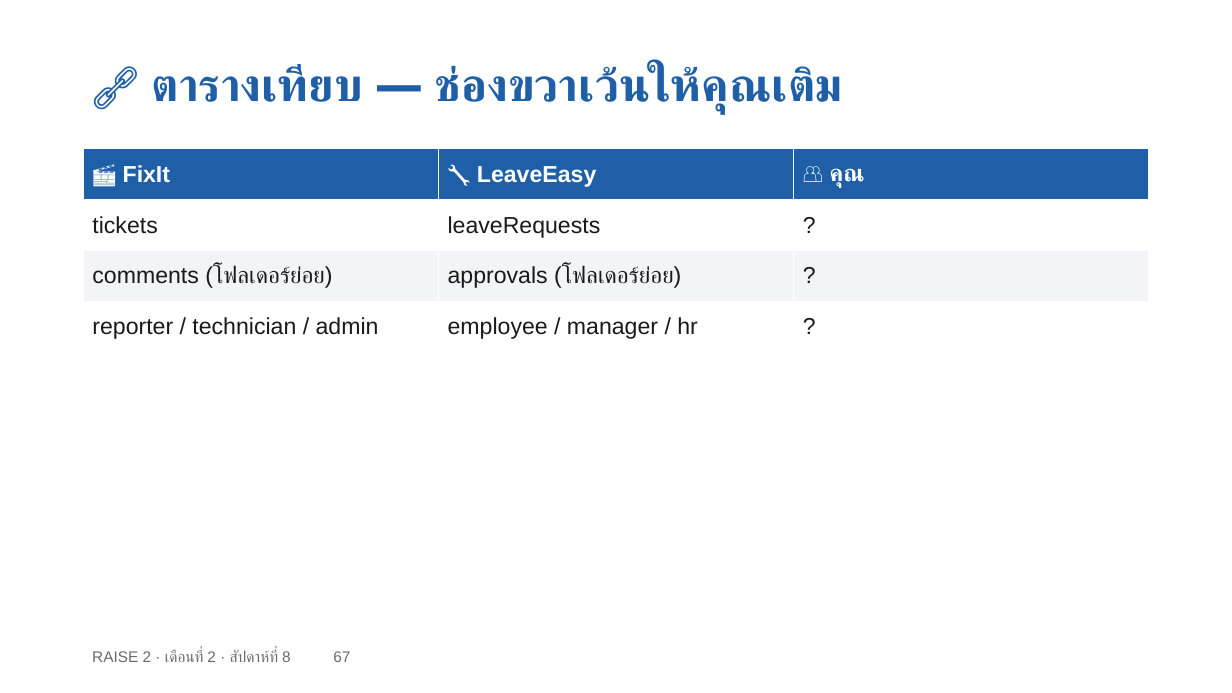
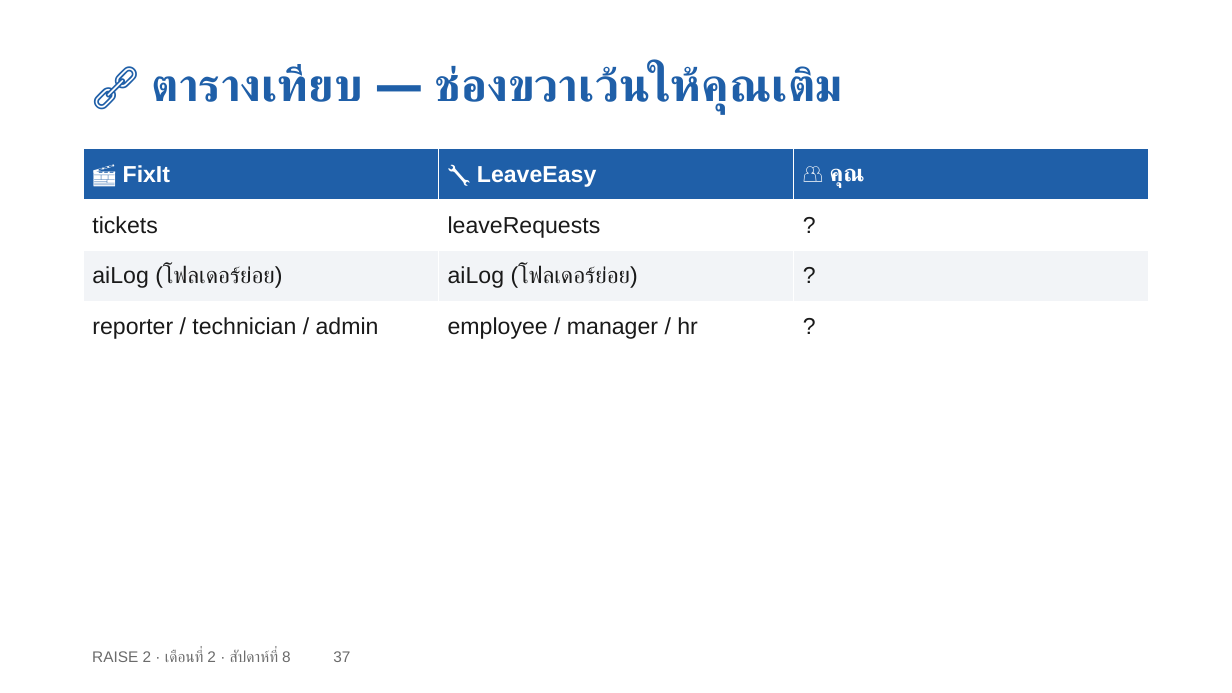
Before and after one commit to cnacha-mfu/raise2-module2, a slide deck: slide 37 of materials/week8/w8-slides.pptx (slide 67 before the commit). Drawn at 1232x693 pixels with LibreOffice and Linux fonts; fonts in the diff are those of the drawing. Boxes give left, top, right and bottom in pixels: in the first picture for what was removed or moved away, otherwise in the second. Text is boxed around its words. In the diff, an @@ line names an element or a change of style, - is before the commit and + after.

```diff
--- a/materials/week8/w8-slides.pptx
+++ b/materials/week8/w8-slides.pptx
@@ table at (83, 149, 1148, 352) @@
-row 3, column 1: comments (โฟลเดอร์ย่อย)
+row 3, column 1: aiLog (โฟลเดอร์ย่อย)
-row 3, column 2: approvals (โฟลเดอร์ย่อย)
+row 3, column 2: aiLog (โฟลเดอร์ย่อย)
@@ text at (92, 650, 350, 662): text changed @@
-RAISE 2 · เดือนที่ 2 · สัปดาห์ที่ 8 67
+RAISE 2 · เดือนที่ 2 · สัปดาห์ที่ 8 37
```
Also in this commit, not shown: 39 other slides changed, 30 slides removed, 10 other files.
